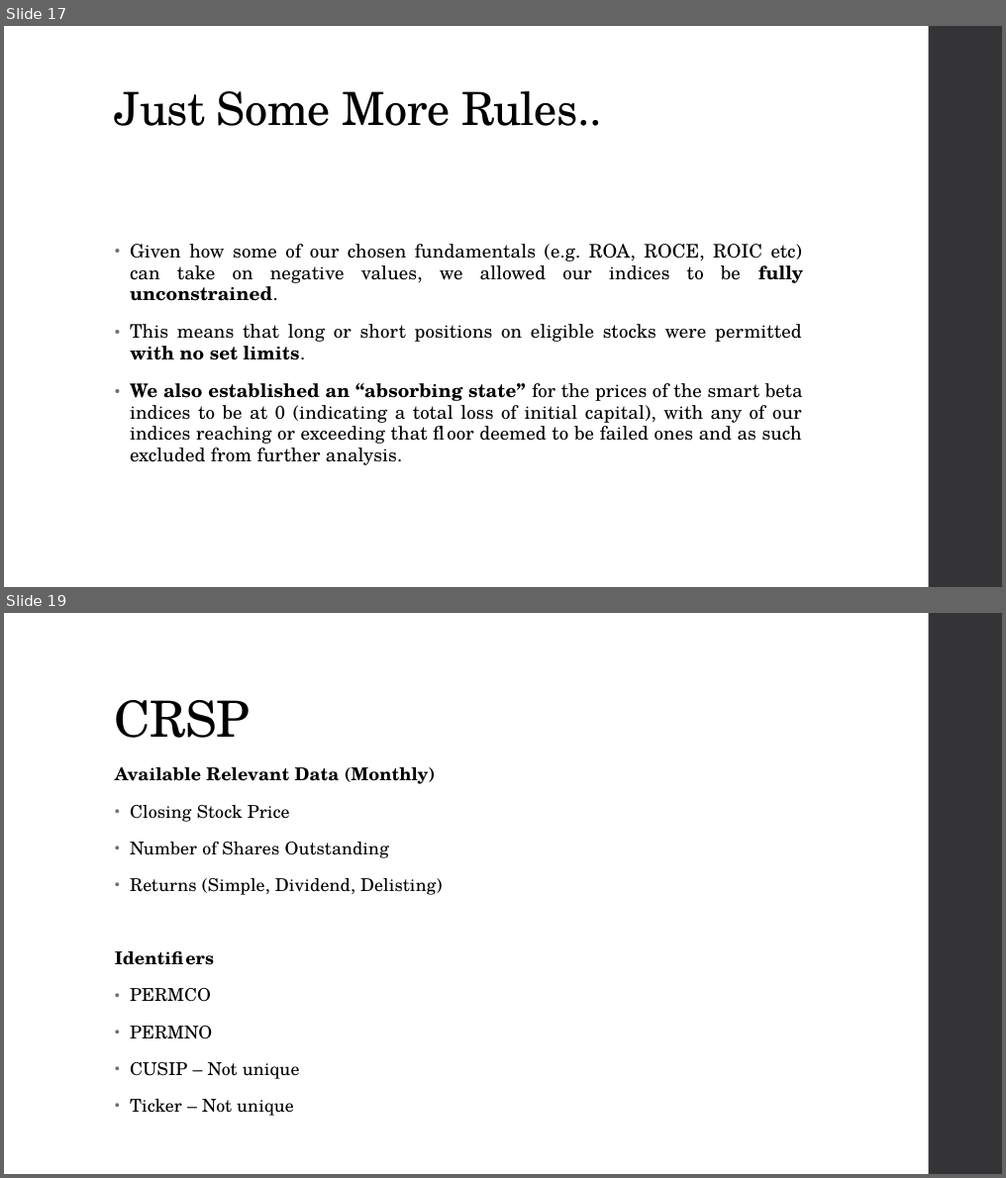
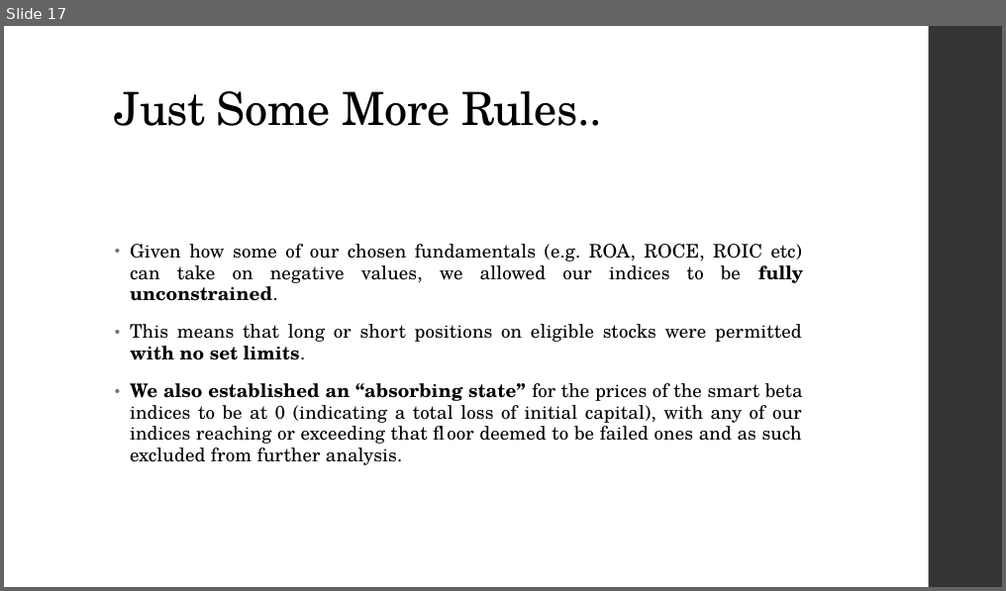
Before and after one commit to fuzzylove87/QF604-Econometrics, a slide deck: QF604 Econometrics Final v1.0.pptx. Shown one above the other, each under a label of ours: slides 17 and 19 before the commit, slide 17 after it; the slides between them are not shown. The pictures are 1006x1178 and 1006x591 pixels, drawn with LibreOffice and Linux fonts; fonts in the diff are those of the drawing. Boxes give left, top, right and bottom in pixels: in the first picture for what was removed or moved away, otherwise in the second. Text is boxed around its words. In the diff, an @@ line names an element or a change of style, - is before the commit and + after.

```diff
--- a/QF604 Econometrics Final v1.0.pptx
+++ b/QF604 Econometrics Final v1.0.pptx
@@ slide 19 removed at (4, 613, 1002, 1174), background #FFFFFF; not listed: 1 template element that a slide beside it also shows @@
@@ title removed at (115, 700, 251, 738) @@
-CRSP
@@ text removed at (115, 767, 442, 1116) @@
-Available Relevant Data (Monthly)
-• Closing Stock Price
-• Number of Shares Outstanding
-• Returns (Simple, Dividend, Delisting)
-Identifiers
-• PERMCO
-• PERMNO
-• CUSIP – Not unique
-• Ticker – Not unique
```
Also in this commit, not shown: 2 slides changed, 8 slides added, 26 other slides removed.
